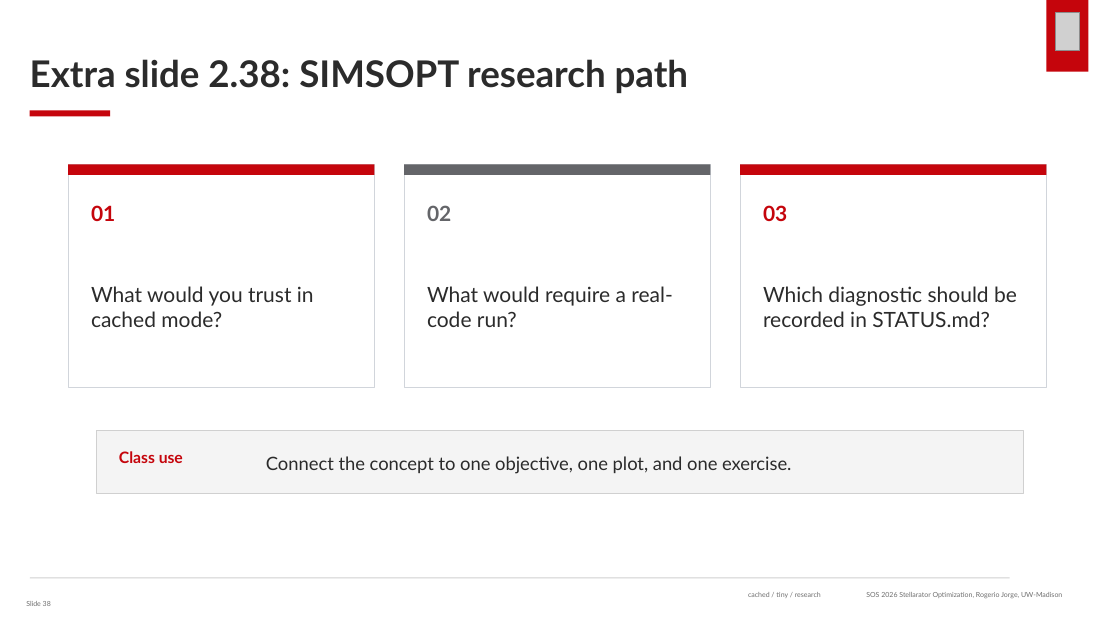
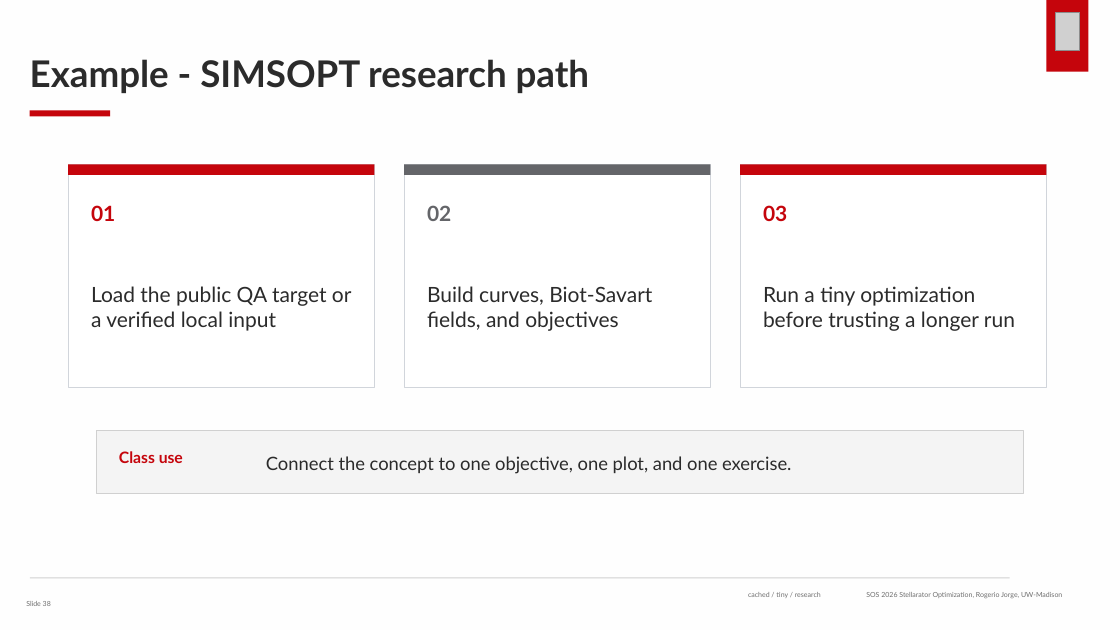
Before and after one commit to rogeriojorge/sos2026-rjorge-stellarator-optimization, a slide deck: slide 38 of slides/pptx/lecture_2_coils_single_stage.pptx. Drawn at 1120x630 pixels with LibreOffice and Linux fonts; fonts in the diff are those of the drawing; grey boxes stand for pictures. Boxes give left, top, right and bottom in pixels: in the first picture for what was removed or moved away, otherwise in the second. Text is boxed around its words. In the diff, an @@ line names an element or a change of style, - is before the commit and + after.

```diff
--- a/slides/pptx/lecture_2_coils_single_stage.pptx
+++ b/slides/pptx/lecture_2_coils_single_stage.pptx
@@ rectangle added at (0,0,1120,630), fill #FEFEFE @@
@@ text at (30,59,590,93): text changed @@
-Extra slide 2.38: SIMSOPT research path
+Example - SIMSOPT research path
@@ text at (91,286,352,331): text changed @@
-What would you trust in cached mode?
+Load the public QA target or a verified local input
@@ text at (427,286,652,331): text changed @@
-What would require a real-code run?
+Build curves, Biot-Savart fields, and objectives
@@ text at (763,286,1015,331): text changed @@
-Which diagnostic should be recorded in STATUS.md?
+Run a tiny optimization before trusting a longer run
```
Also in this commit, not shown: 32 other slides changed, 5 slides added, 5 slides removed, 38 other files.
